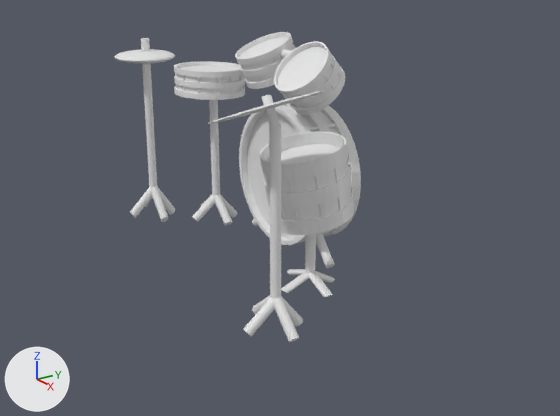
The Blender file working/subahu/Drum/Drum.blend: old version first, new version second.
One viewpoint serves both versions: a 50 mm lens placed at (8.35, -6.35, 4.51), pointed at (-1.37, 0.08, 0.42). Every picture has the same lights, and +X, +Y and +Z are marked at lower left. Materials are left out; every surface is plain grey.
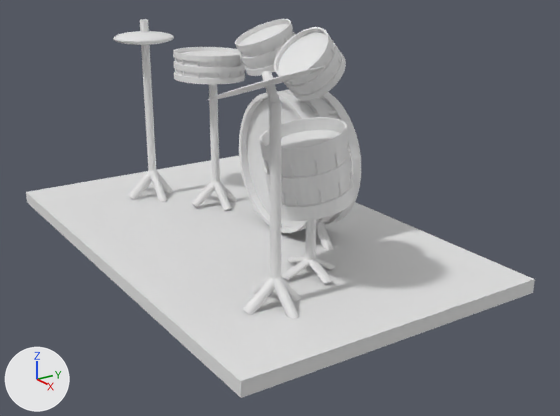
Where the change shows, as pixel boxes [x1, y1, x2, y2] in the pictures (560 x 416 px):
'Cube', added: after [26, 156, 535, 398]
'Sphere', reshaped, moved (113% wider, 19% taller): before [208, 91, 324, 342]; after [113, 19, 361, 319]
'Cylinder.001', deleted: before [235, 32, 361, 268]
'Cylinder.012', deleted: before [259, 131, 354, 297]
'Cylinder.009', deleted: before [174, 61, 245, 225]
'Sphere.001', deleted: before [115, 38, 175, 222]
part 1 of me_sphere, added: after [113, 31, 174, 45]
part 2 of me_sphere, added: after [140, 19, 156, 171]
part 3 of me_sphere, added: after [157, 171, 174, 193]
part 4 of me_sphere, added: after [150, 170, 167, 202]
part 5 of me_sphere, added: after [129, 171, 151, 200]
part 6 of me_sphere, added: after [305, 220, 316, 260]
part 7 of me_sphere, added: after [316, 258, 335, 270]
part 8 of me_sphere, added: after [287, 256, 305, 262]
part 9 of me_sphere, added: after [308, 258, 333, 283]
part 10 of me_sphere, added: after [281, 259, 309, 280]
part 11 of me_sphere, added: after [209, 84, 220, 182]
part 12 of me_sphere, added: after [220, 181, 237, 202]
part 13 of me_sphere, added: after [213, 181, 232, 211]
part 14 of me_sphere, added: after [191, 182, 215, 209]
part 15 of me_sphere, added: after [173, 19, 361, 251]

Edits to the bpy script that builds the scene:
```text
Change me_sphere:
    used by ob_sphere; location = (0.45, -1.32, 2.53); rotation_euler = (0.111, -0.325, 0.0), in degrees (6.4, -19, 0); scale = (0.744, 0.744, 0.03)
    remove me_sphere.from_pydata(...)  # 866 vertices, 716 faces; spans x -1.6..1.0, y -1.0..1.0, z -99.2..4.7
    add me_sphere.from_pydata(...)  # 8260 vertices, 5800 faces; spans x -8.1..1.0, y -1.0..3.2, z -99.2..60.0
    me_sphere part 1: the loose piece of 482 vertices spanning x -1.0..1.0, y -1.0..1.0, z -1.0..1.0 is copied, and the copy is multiplied about its middle by the matrix ((0.668, 0.0, 0.043), (-0.025, 0.7, 0.014), (-5.534, -1.938, 3.118)), then moved by (-6.2, 1.0, 49.6); it spans x -6.9..-5.6, y 0.3..1.7, z 43.0..56.2
    me_sphere part 2: the loose piece of 64 vertices spanning x 0.0..0.2, y -0.1..0.1, z -9.2..4.7 is copied, and the copy is multiplied about its middle by the matrix ((1.014, 0.265, 0.096), (-0.183, 1.171, 0.023), (-40.467, 13.942, 6.147)), then moved by (-6.8, 0.9, 18.9); it spans x -7.4..-6.0, y 0.6..1.2, z -26.8..60.0
    me_sphere part 3: the loose piece of 64 vertices spanning x -0.9..0.2, y -0.4..0.1, z -80.7..-7.1 is copied, and the copy is multiplied about its middle by the matrix ((0.923, 0.21, -0.01), (-0.078, 0.834, -0.009), (-5.485, 15.96, 0.266)), then moved by (-7.0, 1.1, 8.7); it spans x -7.6..-7.2, y 0.6..1.2, z -46.3..-24.1
    me_sphere part 4: the loose piece of 64 vertices spanning x -0.9..0.2, y -0.4..0.1, z -80.7..-7.1 is copied, and the copy is multiplied about its middle by the matrix ((0.85, -0.045, -0.016), (0.07, 0.989, -0.004), (15.517, -2.541, 0.082)), then moved by (-6.8, 0.8, 7.5); it spans x -7.4..-6.9, y 0.5..0.8, z -48.0..-24.8
    me_sphere part 5: the loose piece of 64 vertices spanning x -0.9..0.2, y -0.4..0.1, z -80.7..-7.1 is copied, and the copy is multiplied about its middle by the matrix ((0.918, -0.317, -0.008), (0.038, 0.556, 0.007), (-6.146, -22.2, 0.358)), then moved by (-7.0, 0.6, 11.1); it spans x -7.6..-7.2, y 0.0..0.8, z -41.4..-24.1
    me_sphere part 6: the loose piece of 64 vertices spanning x -1.6..-0.8, y -0.5..-0.2, z -89.3..-78.0 is copied, and the copy is multiplied about its middle by the matrix ((0.854, -0.078, -0.028), (0.165, 0.998, -0.001), (36.52, -0.361, 0.869)), then moved by (-0.1, 1.4, 18.1); it spans x -1.7..-1.0, y 0.8..1.2, z -83.3..-47.7
    me_sphere part 7: the loose piece of 64 vertices spanning x -1.1..-0.7, y -0.4..0.2, z -97.4..-78.3 is copied, and the copy is multiplied about its middle by the matrix ((0.946, -0.018, -0.006), (-0.018, 0.994, -0.002), (-3.934, -1.298, 0.531)), then moved by (-0.7, 1.3, 1.3); it spans x -1.8..-1.5, y 0.8..1.5, z -91.7..-81.5
    me_sphere part 8: the loose piece of 64 vertices spanning x -1.6..-0.8, y -0.5..-0.2, z -89.3..-78.0 is copied, and the copy is multiplied about its middle by the matrix ((0.946, -0.018, -0.006), (-0.018, 0.994, -0.002), (-3.934, -1.298, 0.531)), then moved by (-0.7, 1.3, 0.6); it spans x -2.3..-1.5, y 0.8..1.0, z -84.6..-81.4
    me_sphere part 9: the loose piece of 64 vertices spanning x -1.1..-0.7, y -0.4..0.2, z -97.4..-78.3 is copied, and the copy is multiplied about its middle by the matrix ((0.589, 0.281, -0.028), (0.224, 0.802, 0.022), (4.972, -9.589, 0.346)), then moved by (-0.4, 1.0, -0.2); it spans x -1.7..-1.1, y 0.8..1.0, z -93.8..-82.3
    me_sphere part 10: the loose piece of 64 vertices spanning x -1.6..-0.8, y -0.5..-0.2, z -89.3..-78.0 is copied, and the copy is multiplied about its middle by the matrix ((0.408, -0.211, -0.034), (0.741, 0.622, 0.009), (1.926, -9.174, 0.408)), then moved by (-0.4, 1.0, -1.1); it spans x -1.8..-1.5, y 0.2..1.0, z -88.0..-81.5
    me_sphere part 11: the loose piece of 64 vertices spanning x -0.9..0.2, y -0.4..0.1, z -80.7..-7.1 is copied, and the copy is scaled about its middle by (0.957, 0.963, 0.957), then moved by (-5.1, 2.0, 36.5); it spans x -6.0..-4.9, y 1.5..2.0, z -42.6..27.9
    me_sphere part 12: the loose piece of 64 vertices spanning x -1.1..-0.7, y -0.4..0.2, z -97.4..-78.3 is copied, and the copy is scaled about its middle by (0.969, 1.01, 0.96), then moved by (-5.0, 2.0, 38.4); it spans x -6.2..-5.8, y 1.5..2.1, z -58.6..-40.2
    me_sphere part 13: the loose piece of 64 vertices spanning x -0.9..-0.4, y -0.5..-0.2, z -99.2..-79.0 is copied, and the copy is scaled about its middle by (1.02, 0.992, 0.967), then moved by (-5.0, 2.0, 38.4); it spans x -6.0..-5.4, y 1.4..1.7, z -60.5..-41.0
    me_sphere part 14: the loose piece of 64 vertices spanning x -1.1..-0.8, y -1.0..-0.3, z -92.8..-78.3 is copied, and the copy is scaled about its middle by (0.973, 0.997, 0.95), then moved by (-5.0, 2.0, 38.4); it spans x -6.2..-5.8, y 0.9..1.7, z -54.1..-40.3
    me_sphere part 15: 5056 vertices added at x -5.8..-0.2, y 0.2..3.2, z -90.4..37.5
Remove ob_sphere_001:
    ob_sphere_001 = bpy.data.objects.new('Sphere.001', me_sphere_001)
Change ob_sphere:
    ob_sphere.location: (0.45, -1.32, 2.53) -> (0.45, -1.32, 2.82)
Remove ob_cylinder_012:
    ob_cylinder_012 = bpy.data.objects.new('Cylinder.012', me_cylinder_028)
Remove ob_cylinder_009:
    ob_cylinder_009 = bpy.data.objects.new('Cylinder.009', me_cylinder_026)
Remove ob_cylinder_001:
    ob_cylinder_001 = bpy.data.objects.new('Cylinder.001', me_cylinder_023)
Add ob_cube:
    ob_cube = bpy.data.objects.new('Cube', me_cube)  # a box spanning x -1.0..1.0, y -1.0..1.0, z -1.0..1.0
    ob_cube.location = (-1.98, -0.24, -0.17)
    ob_cube.scale = (3.96, 2.41, 0.105)
```
